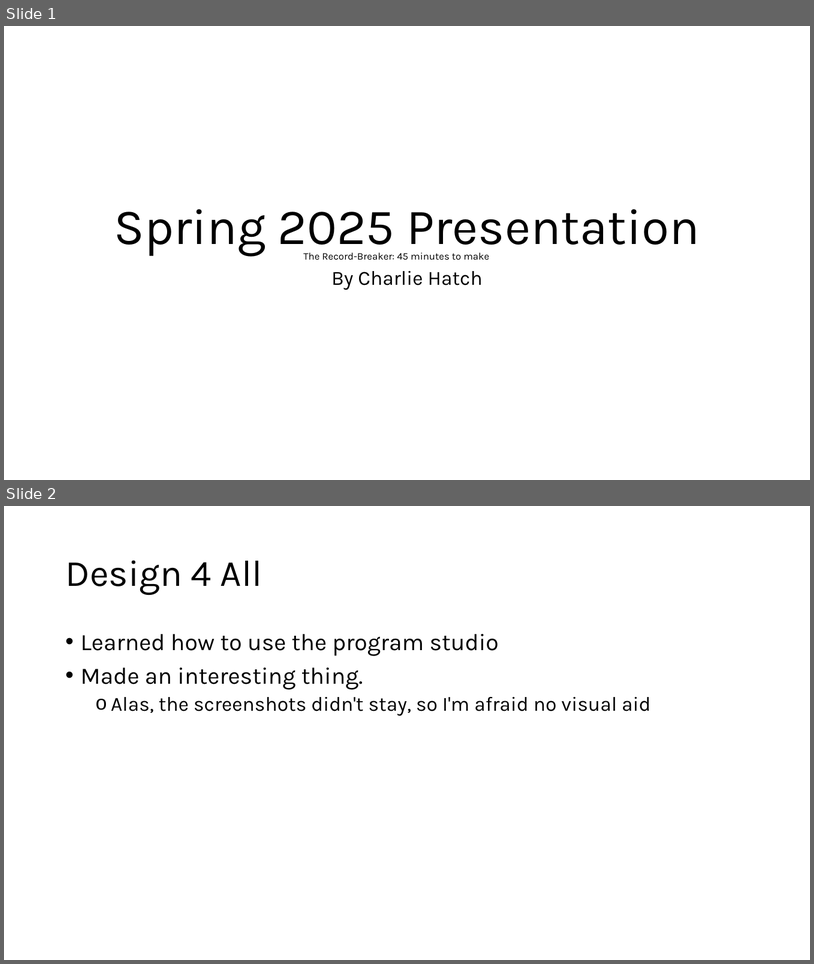
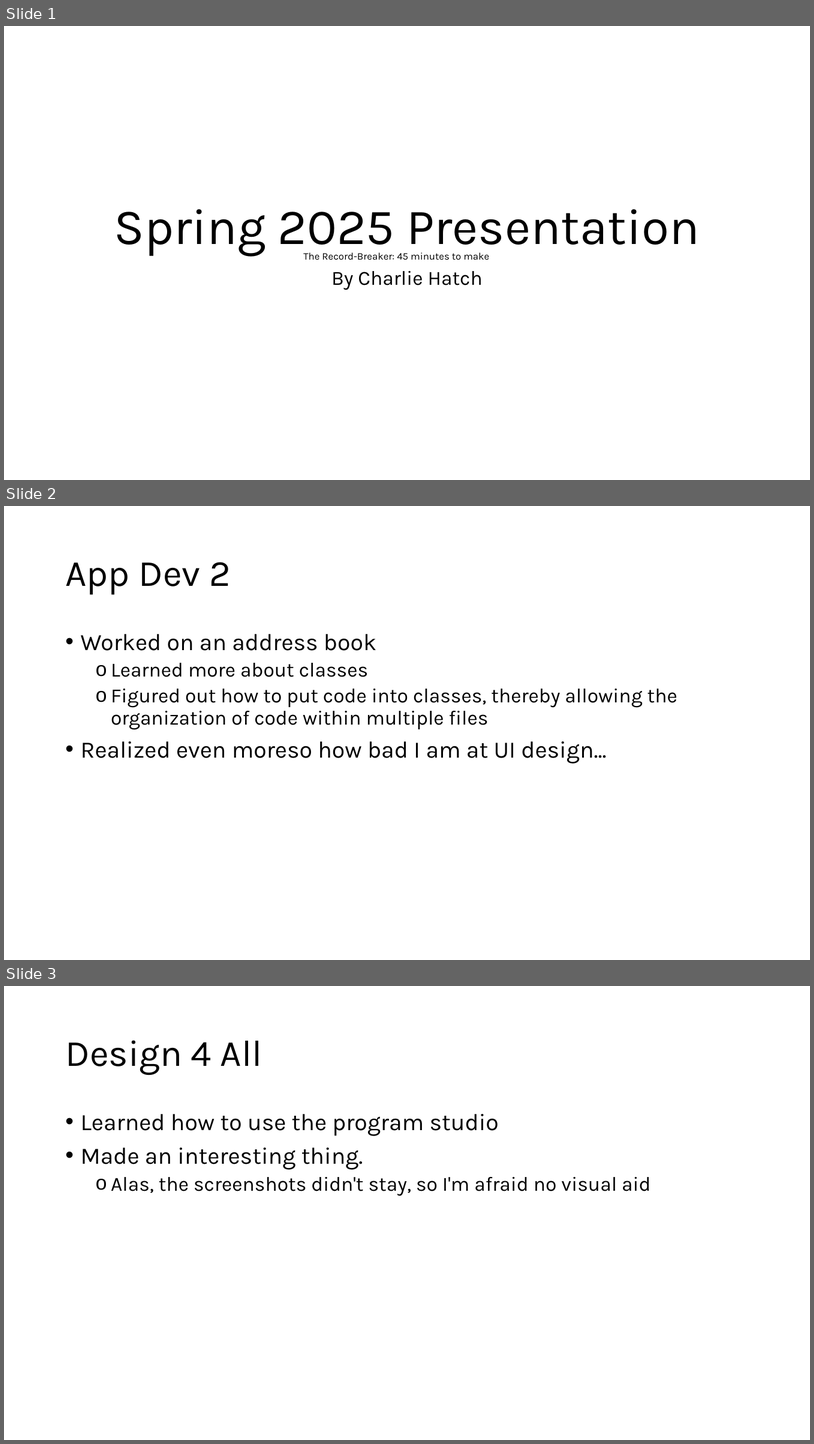
Before and after one commit to NPITX-programs/Presentations, a slide deck: Spring 2025 Presentation/Spring 2025.pptx. Shown one above the other, each under a label of ours: slides 1 and 2 before the commit, slides 1, 2 and 3 after it. The pictures are 814x964 and 814x1444 pixels, drawn with LibreOffice and Linux fonts; fonts in the diff are those of the drawing. Boxes give left, top, right and bottom in pixels: in the first picture for what was removed or moved away, otherwise in the second. Text is boxed around its words. In the diff, an @@ line names an element or a change of style, - is before the commit and + after.

Commit message:
Added App dev 2 part

```diff
--- a/Spring 2025 Presentation/Spring 2025.pptx
+++ b/Spring 2025 Presentation/Spring 2025.pptx
@@ slide 2 added at <box>4,506,810,960</box>, background #FFFFFF @@
@@ title added at <box>65,562,231,595</box>, 44 pt, text #000000 @@
+App Dev 2
@@ text added at <box>81,634,678,763</box>, 24 pt, text #000000 @@
+• Worked on an address book
+  o Learned more about classes
+  o Figured out how to put code into classes, thereby allowing the organization of code within multiple files
+• Realized even moreso how bad I am at UI design...
@@ what was slide 2 is now slide 3 @@
```
